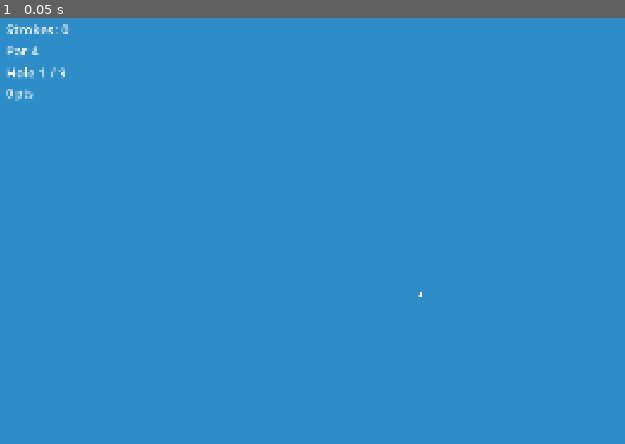
Above: before the commit, frame 1.
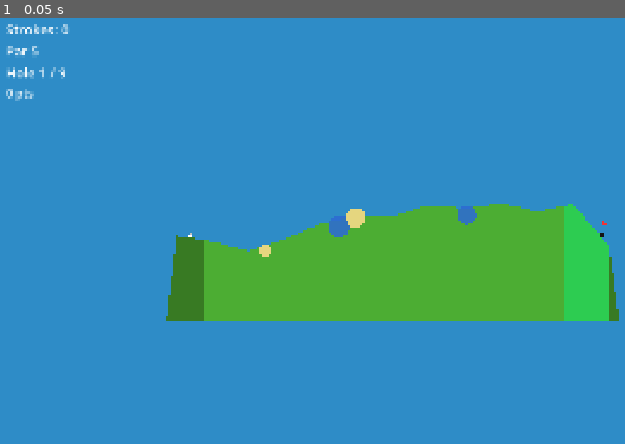
Above: after the commit, the same moment.

Repository: bblarney/androidgolfgame
Game: Godot game, scene res://scenes/hole.tscn
The game is run twice, just before and just after one commit, with the same random seed, the same clock (stepped at 60 frames per second) and the same inputs. The project has no main scene, so this scene is started directly.
Inputs:
- Up to frame 1 (0.05 s): no input

The runs differ from the first frame. In frame 1, 17% of the frame differs, in the area x 5-100%, y 6-72%.
Error before the commit: Parse Error: Cannot infer the type of "power" variable because the value doesn't have a set type. (res://scripts/input_handler.gd:44)

Commit message:
Fix parse errors: type all constants, Array[Vector2] params, rename hide() to clear_aim()

Diff:
--- a/scripts/aim_indicator.gd
+++ b/scripts/aim_indicator.gd
@@ -1,41 +1,36 @@
 extends Node2D
 
-const DOT_COUNT := 14
-const DOT_SPACING := 22.0
-const DOT_RADIUS_MIN := 4.0
-const DOT_RADIUS_MAX := 8.0
+const DOT_COUNT: int = 14
+const DOT_RADIUS_MIN: float = 4.0
+const DOT_RADIUS_MAX: float = 8.0
 
-var _ball_pos := Vector2.ZERO
-var _direction := Vector2.ZERO
-var _power := 0.0
-var _visible := false
+var _ball_pos: Vector2 = Vector2.ZERO
+var _direction: Vector2 = Vector2.ZERO
+var _power: float = 0.0
 
 func show_aim(ball_pos: Vector2, direction: Vector2, power: float) -> void:
 	_ball_pos = ball_pos
 	_direction = direction
 	_power = power
-	_visible = true
+	visible = true
 	queue_redraw()
 
-func hide() -> void:
-	_visible = false
-	queue_redraw()
+func clear_aim() -> void:
+	visible = false
 
 func _draw() -> void:
-	if not _visible or _power < 0.05:
+	if _power < 0.05:
 		return
 
-	var max_length := _power * 380.0
-	var step := max_length / DOT_COUNT
+	var max_length: float = _power * 380.0
+	var step: float = max_length / float(DOT_COUNT)
 
 	for i in range(DOT_COUNT):
-		var t := float(i) / DOT_COUNT
-		var pos := _ball_pos + _direction * (i * step + step * 0.5)
-		var alpha := 1.0 - t * 0.6
-		var radius := lerp(DOT_RADIUS_MIN, DOT_RADIUS_MAX, 1.0 - t)
+		var t: float = float(i) / float(DOT_COUNT)
+		var pos: Vector2 = _ball_pos + _direction * (float(i) * step + step * 0.5)
+		var alpha: float = 1.0 - t * 0.6
+		var radius: float = lerp(DOT_RADIUS_MIN, DOT_RADIUS_MAX, 1.0 - t)
 		draw_circle(pos, radius, Color(1.0, 0.92, 0.1, alpha))
 
-	# Power arc behind ball (pull indicator)
-	var arc_radius := 30.0 + _power * 20.0
-	var arc_color := Color(1.0, 0.5, 0.1, 0.55)
-	draw_arc(_ball_pos, arc_radius, 0.0, TAU, 32, arc_color, 3.0)
+	var arc_radius: float = 30.0 + _power * 20.0
+	draw_arc(_ball_pos, arc_radius, 0.0, TAU, 32, Color(1.0, 0.5, 0.1, 0.55), 3.0)
--- a/scripts/hole_generator.gd
+++ b/scripts/hole_generator.gd
@@ -1,28 +1,28 @@
 extends Node
 
-const COLOR_ROUGH    := Color(0.22, 0.48, 0.14)
-const COLOR_FAIRWAY  := Color(0.30, 0.68, 0.20)
-const COLOR_GREEN    := Color(0.18, 0.80, 0.32)
-const COLOR_SAND     := Color(0.90, 0.84, 0.50)
-const COLOR_WATER    := Color(0.18, 0.42, 0.82, 0.88)
-const COLOR_FLAG     := Color(0.95, 0.20, 0.20)
-
-const BOTTOM_Y       := 1200.0
-const BASE_Y         := 520.0
-const SURFACE_STEPS  := 10
-const GREEN_LENGTH   := 360.0
-const TEE_LENGTH     := 220.0
+const COLOR_ROUGH   : Color = Color(0.22, 0.48, 0.14)
+const COLOR_FAIRWAY : Color = Color(0.30, 0.68, 0.20)
+const COLOR_GREEN   : Color = Color(0.18, 0.80, 0.32)
+const COLOR_SAND    : Color = Color(0.90, 0.84, 0.50)
+const COLOR_WATER   : Color = Color(0.18, 0.42, 0.82, 0.88)
+const COLOR_FLAG    : Color = Color(0.95, 0.20, 0.20)
+
+const BOTTOM_Y      : float = 1200.0
+const BASE_Y        : float = 520.0
+const SURFACE_STEPS : int   = 10
+const GREEN_LENGTH  : float = 360.0
+const TEE_LENGTH    : float = 220.0
 
 var rng := RandomNumberGenerator.new()
 
 func generate_hole(seed: int) -> Dictionary:
 	rng.seed = seed
 
-	var length := rng.randf_range(2800.0, 4800.0)
-	var num_ctrl := rng.randi_range(7, 13)
-	var surface := _generate_surface(length, num_ctrl)
-	var par := _calculate_par(length)
-	var hazards := _place_hazards(surface, length)
+	var length: float = rng.randf_range(2800.0, 4800.0)
+	var num_ctrl: int = rng.randi_range(7, 13)
+	var surface: Array[Vector2] = _generate_surface(length, num_ctrl)
+	var par: int = _calculate_par(length)
+	var hazards: Array = _place_hazards(surface, length)
 	var tee_pos := Vector2(TEE_LENGTH * 0.5, _surface_y_at(surface, TEE_LENGTH * 0.5) - 20.0)
 	var cup_pos := Vector2(length - 60.0, _surface_y_at(surface, length - 60.0) - 22.0)
 
@@ -37,97 +37,82 @@
 	}
 
 func build_terrain(hole_data: Dictionary, parent: Node2D) -> void:
-	var surface: Array = hole_data["surface"]
+	var surface: Array[Vector2] = hole_data["surface"]
 	var length: float = hole_data["length"]
 	var green_x: float = hole_data["green_start_x"]
 
-	# Rough layer (background, wider)
-	var rough_poly := _build_ground_polygon(surface, length, 1.0)
+	var rough_poly := _build_ground_polygon(surface, length)
 	parent.add_child(_make_surface_body(rough_poly, COLOR_ROUGH, "rough", 0.95, 0.08))
 
-	# Fairway on top (slightly raised to clip over rough at same surface)
-	var fairway_surface := _trim_surface(surface, TEE_LENGTH, green_x)
-	var fairway_poly := _build_partial_polygon(surface, TEE_LENGTH, green_x, length)
+	var fairway_poly := _build_partial_polygon(surface, TEE_LENGTH, green_x)
 	parent.add_child(_make_surface_body(fairway_poly, COLOR_FAIRWAY, "fairway", 0.60, 0.20))
 
-	# Green at end
-	var green_poly := _build_partial_polygon(surface, green_x, length, length)
+	var green_poly := _build_partial_polygon(surface, green_x, length)
 	parent.add_child(_make_surface_body(green_poly, COLOR_GREEN, "green", 0.30, 0.10))
 
-	# Hazards
-	for h in hole_data["hazards"]:
+	for h: Dictionary in hole_data["hazards"]:
 		if h["type"] == "water":
 			parent.add_child(_make_water_hazard(h["position"], h["radius"]))
 		elif h["type"] == "sand":
 			parent.add_child(_make_sand_patch(h["position"], h["radius"]))
 
-	# Cup visual (dark circle at flag position)
-	var cup_marker := _make_cup_marker(hole_data["cup_position"])
-	parent.add_child(cup_marker)
-
-	# Flag
+	parent.add_child(_make_cup_marker(hole_data["cup_position"]))
 	parent.add_child(_make_flag(hole_data["cup_position"]))
 
 # ── Surface generation ────────────────────────────────────────────────────────
 
-func _generate_surface(length: float, num_ctrl: int) -> Array:
+func _generate_surface(length: float, num_ctrl: int) -> Array[Vector2]:
 	var ctrl: Array[Vector2] = []
 	ctrl.append(Vector2(0.0, BASE_Y))
 	for i in range(1, num_ctrl):
-		var x := (float(i) / num_ctrl) * length
+		var x: float = (float(i) / float(num_ctrl)) * length
 		var prev_y: float = ctrl[-1].y
-		var dy := rng.randf_range(-130.0, 130.0)
-		var y := clamp(prev_y + dy, 260.0, 780.0)
+		var dy: float = rng.randf_range(-130.0, 130.0)
+		var y: float = clampf(prev_y + dy, 260.0, 780.0)
 		ctrl.append(Vector2(x, y))
 	ctrl.append(Vector2(length, BASE_Y + rng.randf_range(-80.0, 80.0)))
 
-	# Interpolate control points → smooth surface with many points
 	var result: Array[Vector2] = []
 	for i in range(ctrl.size() - 1):
 		for j in range(SURFACE_STEPS):
-			var t := float(j) / SURFACE_STEPS
+			var t: float = float(j) / float(SURFACE_STEPS)
 			result.append(ctrl[i].lerp(ctrl[i + 1], t))
 	result.append(ctrl[-1])
 	return result
 
-func _surface_y_at(surface: Array, x: float) -> float:
+func _surface_y_at(surface: Array[Vector2], x: float) -> float:
 	for i in range(surface.size() - 1):
 		if surface[i].x <= x and surface[i + 1].x >= x:
-			var t := (x - surface[i].x) / (surface[i + 1].x - surface[i].x)
-			return lerp(surface[i].y, surface[i + 1].y, t)
+			var denom: float = surface[i + 1].x - surface[i].x
+			if denom == 0.0:
+				return surface[i].y
+			var t: float = (x - surface[i].x) / denom
+			return lerpf(surface[i].y, surface[i + 1].y, t)
 	return BASE_Y
 
-func _trim_surface(surface: Array, x_start: float, x_end: float) -> Array:
-	var result: Array = []
-	for p in surface:
-		if p.x >= x_start and p.x <= x_end:
-			result.append(p)
-	return result
-
 # ── Polygon builders ──────────────────────────────────────────────────────────
 
-func _build_ground_polygon(surface: Array, length: float, _scale: float) -> PackedVector2Array:
+func _build_ground_polygon(surface: Array[Vector2], length: float) -> PackedVector2Array:
 	var poly := PackedVector2Array()
-	for p in surface:
+	for p: Vector2 in surface:
 		poly.append(p)
 	poly.append(Vector2(length + 80.0, BOTTOM_Y))
 	poly.append(Vector2(-80.0, BOTTOM_Y))
 	return poly
 
-func _build_partial_polygon(surface: Array, x_start: float, x_end: float, _length: float) -> PackedVector2Array:
+func _build_partial_polygon(surface: Array[Vector2], x_start: float, x_end: float) -> PackedVector2Array:
 	var top_pts: Array[Vector2] = []
-	for p in surface:
+	for p: Vector2 in surface:
 		if p.x >= x_start - 1.0 and p.x <= x_end + 1.0:
 			top_pts.append(p)
 
-	# Interpolate endpoints exactly
 	if top_pts.is_empty() or top_pts[0].x > x_start:
 		top_pts.insert(0, Vector2(x_start, _surface_y_at(surface, x_start)))
 	if top_pts[-1].x < x_end:
 		top_pts.append(Vector2(x_end, _surface_y_at(surface, x_end)))
 
 	var poly := PackedVector2Array()
-	for p in top_pts:
+	for p: Vector2 in top_pts:
 		poly.append(p)
 	poly.append(Vector2(x_end, BOTTOM_Y))
 	poly.append(Vector2(x_start, BOTTOM_Y))
@@ -176,15 +161,13 @@
 	return area
 
 func _make_sand_patch(center: Vector2, radius: float) -> StaticBody2D:
-	var poly := _circle_polygon(center, radius, 24)
-	return _make_surface_body(poly, COLOR_SAND, "sand", 1.6, 0.04)
+	return _make_surface_body(_circle_polygon(center, radius, 24), COLOR_SAND, "sand", 1.6, 0.04)
 
 func _make_cup_marker(cup_pos: Vector2) -> Node2D:
 	var node := Node2D.new()
 	node.name = "CupMarker"
-	# Drawn via script so we just use a Polygon2D dark circle
 	var vis := Polygon2D.new()
-	vis.polygon = _circle_polygon(cup_pos + Vector2(0, 10), 22.0, 20)
+	vis.polygon = _circle_polygon(cup_pos + Vector2(0.0, 10.0), 22.0, 20)
 	vis.color = Color(0.08, 0.08, 0.08)
 	node.add_child(vis)
 	return node
@@ -194,54 +177,48 @@
 	node.name = "Flag"
 	var pole := Line2D.new()
 	pole.add_point(cup_pos)
-	pole.add_point(cup_pos + Vector2(0, -110.0))
+	pole.add_point(cup_pos + Vector2(0.0, -110.0))
 	pole.width = 4.0
 	pole.default_color = Color(0.85, 0.85, 0.85)
 	node.add_child(pole)
+	var tip := cup_pos + Vector2(0.0, -110.0)
 	var flag := Polygon2D.new()
-	var tip := cup_pos + Vector2(0, -110.0)
-	var fp := PackedVector2Array([tip, tip + Vector2(55, 20), tip + Vector2(0, 40)])
-	flag.polygon = fp
+	flag.polygon = PackedVector2Array([tip, tip + Vector2(55.0, 20.0), tip + Vector2(0.0, 40.0)])
 	flag.color = COLOR_FLAG
 	node.add_child(flag)
 	return node
 
 # ── Hazard placement ──────────────────────────────────────────────────────────
 
-func _place_hazards(surface: Array, length: float) -> Array:
+func _place_hazards(surface: Array[Vector2], length: float) -> Array:
 	var hazards: Array = []
-	var num_water := rng.randi_range(0, 2)
-	var num_sand  := rng.randi_range(1, 3)
+	var num_water: int = rng.randi_range(0, 2)
+	var num_sand: int  = rng.randi_range(1, 3)
 
 	for _i in range(num_water):
-		var t := rng.randf_range(0.28, 0.72)
-		var x := t * length
-		var y := _surface_y_at(surface, x) + rng.randf_range(30.0, 70.0)
+		var x: float = rng.randf_range(0.28, 0.72) * length
+		var y: float = _surface_y_at(surface, x) + rng.randf_range(30.0, 70.0)
 		hazards.append({"type": "water", "position": Vector2(x, y), "radius": rng.randf_range(60.0, 115.0)})
 
 	for _i in range(num_sand):
-		var t := rng.randf_range(0.20, 0.82)
-		var x := t * length
-		var y := _surface_y_at(surface, x) + rng.randf_range(10.0, 45.0)
+		var x: float = rng.randf_range(0.20, 0.82) * length
+		var y: float = _surface_y_at(surface, x) + rng.randf_range(10.0, 45.0)
 		hazards.append({"type": "sand", "position": Vector2(x, y), "radius": rng.randf_range(45.0, 85.0)})
 
 	return hazards
 
-# ── Par ───────────────────────────────────────────────────────────────────────
+# ── Par + Utility ─────────────────────────────────────────────────────────────
 
 func _calculate_par(length: float) -> int:
 	if length < 1100.0:
 		return 3
 	elif length < 1900.0:
 		return 4
-	else:
-		return 5
-
-# ── Utility ───────────────────────────────────────────────────────────────────
+	return 5
 
 func _circle_polygon(center: Vector2, radius: float, segments: int) -> PackedVector2Array:
 	var poly := PackedVector2Array()
 	for i in range(segments):
-		var angle := (float(i) / segments) * TAU
+		var angle: float = (float(i) / float(segments)) * TAU
 		poly.append(center + Vector2(cos(angle), sin(angle)) * radius)
 	return poly
--- a/scripts/hole_manager.gd
+++ b/scripts/hole_manager.gd
@@ -30,7 +30,7 @@
 	cup.body_entered.connect(_on_cup_entered)
 	input_handler.shot_taken.connect(_on_shot_taken)
 	input_handler.aim_updated.connect(aim_indicator.show_aim)
-	input_handler.aim_cancelled.connect(aim_indicator.hide)
+	input_handler.aim_cancelled.connect(aim_indicator.clear_aim)
 
 func _start_hole() -> void:
 	# Clear previous terrain
@@ -68,7 +68,7 @@
 	input_handler.can_shoot = true
 
 func _on_shot_taken(direction: Vector2, power: float) -> void:
-	aim_indicator.hide()
+	aim_indicator.clear_aim()
 	stroke_count += 1
 	_update_hud()
 	var club := EquipmentManager.get_equipped_club()
@@ -107,7 +107,7 @@
 		return
 	is_active = false
 	input_handler.can_shoot = false
-	aim_indicator.hide()
+	aim_indicator.clear_aim()
 
 	var points := SaveManager.record_hole_complete(stroke_count, par)
 	GameState.record_hole(stroke_count, par)
--- a/scripts/input_handler.gd
+++ b/scripts/input_handler.gd
@@ -4,9 +4,9 @@
 signal aim_updated(ball_pos: Vector2, direction: Vector2, power: float)
 signal aim_cancelled
 
-const MAX_DRAG := 210.0
-const MIN_DRAG := 14.0
-const BALL_TOUCH_RADIUS := 60.0
+const MAX_DRAG: float = 210.0
+const MIN_DRAG: float = 14.0
+const BALL_TOUCH_RADIUS: float = 60.0
 
 var can_shoot := false
 var _is_dragging := false
@@ -41,7 +41,7 @@
 	var raw_len := drag_vec.length()
 	if raw_len < MIN_DRAG:
 		return
-	var power := clamp(raw_len, 0.0, MAX_DRAG) / MAX_DRAG
+	var power: float = clamp(raw_len, 0.0, MAX_DRAG) / MAX_DRAG
 	var direction := drag_vec.normalized()
 	aim_updated.emit(_ball.global_position, direction, power)
 
@@ -51,7 +51,7 @@
 		aim_cancelled.emit()
 		return
 
-	var power := clamp(drag_vec.length(), 0.0, MAX_DRAG) / MAX_DRAG
+	var power: float = clamp(drag_vec.length(), 0.0, MAX_DRAG) / MAX_DRAG
 	var direction := drag_vec.normalized()
 
 	var spread_deg: float = EquipmentManager.get_equipped_club().get("spread", 8.0)
